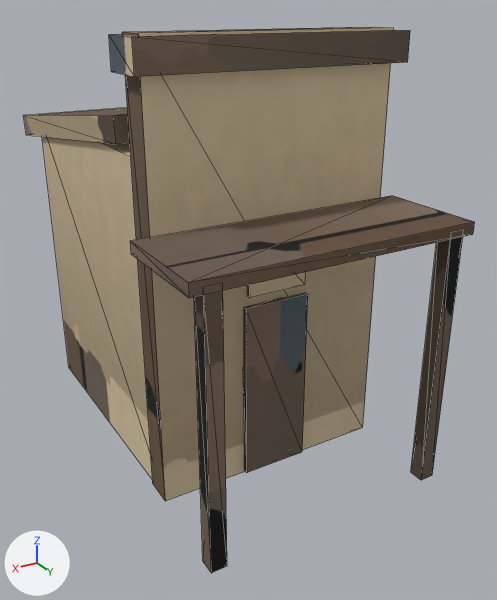
The glTF model public/models/building_house.glb, before and after one commit.
Camera for both pictures: a camera (50 mm lens) standing at (1.72, 3.45, 2.3) and looking at (-0.12, 0.39, 0.77). Arrows for +X, +Y and +Z are at lower left; the lights stay in place. The first picture is the older version. Mesh edges are drawn as thin lines. Vertices at exactly the same position are counted once.

The scene before the commit, as lines of its bpy script (objects in view):
```python
me_cube = bpy.data.meshes.new('Cube')
me_cube.from_pydata(...)  # 72 vertices, 108 faces; spans x -0.73..0.73, y -1.22..1.22, z 0.0..2.2
me_cube.materials.append(mat_building_house_baked)  # picture img_building_house_albedo
ob_building_house = bpy.data.objects.new('building_house', me_cube)
ob_building_house.location = (0.0, 0.157, 0.0)
```
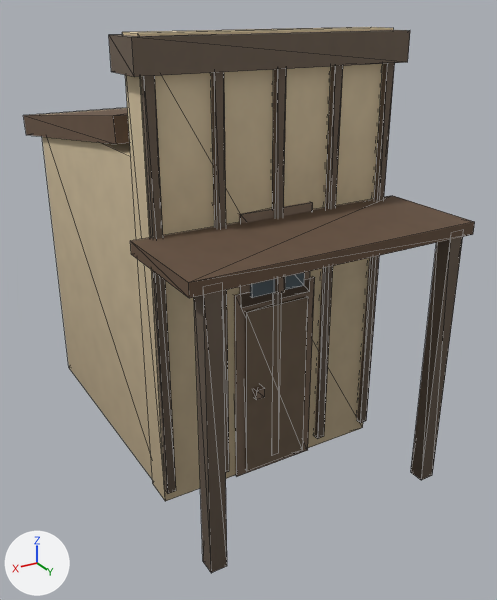
Commit message: Art-craft: richer building detail (false-front architecture)

Location of each change, [x1, y1, x2, y2] in pixels of the pictures (497 x 600 px; the box of a moved part takes in the faces that stretch with it):
part 1 of me_cube, added
    after: [357, 63, 395, 423]
part 2 of me_cube, added
    after: [315, 66, 343, 439]
part 3 of me_cube, added
    after: [272, 69, 287, 305]
part 4 of me_cube, added
    after: [211, 72, 229, 472]
part 5 of me_cube, added (brown)
    after: [141, 76, 176, 494]
part 6 of me_cube, added (brown)
    after: [234, 277, 315, 477]
part 7 of me_cube, added (brown)
    after: [245, 296, 308, 471]
part 8 of me_cube, added
    after: [253, 386, 265, 400]
part 9 of me_cube, added
    after: [239, 202, 313, 308]
part 10 of me_cube, moved or reshaped
    before: [247, 272, 306, 298]
    after: [250, 273, 304, 298]
part 11 of me_cube, added
    after: [275, 277, 285, 294]
part 12 of me_cube, deleted (brown)
    before: [243, 292, 308, 473]
part 13 of me_cube, surface changed
    both: [23, 27, 465, 573]

Edits to the bpy script that builds the scene:
```text
Change me_cube:
    used by ob_building_house; location = (0.0, 0.157, 0.0)
    remove me_cube.from_pydata(...)  # 72 vertices, 108 faces; spans x -0.73..0.73, y -1.22..1.22, z 0.0..2.2
    add me_cube.from_pydata(...)  # 152 vertices, 228 faces; spans x -0.73..0.73, y -1.22..1.22, z 0.0..2.2
    me_cube part 1: a new loose piece, a box spanning x -0.635..-0.59, y 0.668..0.708, z 0.066..2.134, in mat_building_house_baked (picture img_building_house_albedo)
    me_cube part 2: a new loose piece, a box spanning x -0.329..-0.284, y 0.668..0.708, z 0.066..2.134, in mat_building_house_baked (picture img_building_house_albedo)
    me_cube part 3: a new loose piece, a box spanning x -0.023..0.023, y 0.668..0.708, z 0.066..2.134, in mat_building_house_baked (picture img_building_house_albedo)
    me_cube part 4: a new loose piece, a box spanning x 0.284..0.329, y 0.668..0.708, z 0.066..2.134, in mat_building_house_baked (picture img_building_house_albedo)
    me_cube part 5: a new loose piece, a box spanning x 0.59..0.635, y 0.668..0.708, z 0.066..2.134, in mat_building_house_baked (picture img_building_house_albedo)
    me_cube part 6: a new loose piece, a box spanning x -0.23..0.23, y 0.643..0.693, z 0.0..1.04, in mat_building_house_baked (picture img_building_house_albedo)
    me_cube part 7: a new loose piece, a box spanning x -0.18..0.18, y 0.663..0.713, z 0.03..0.95, in mat_building_house_baked (picture img_building_house_albedo)
    me_cube part 8: a new loose piece, a box spanning x 0.095..0.145, y 0.688..0.748, z 0.475..0.525, in mat_building_house_baked (picture img_building_house_albedo)
    me_cube part 9: a new loose piece, a box spanning x -0.2..0.2, y 0.643..0.693, z 0.97..1.43, in mat_building_house_baked (picture img_building_house_albedo)
    me_cube part 10: the loose piece of 8 vertices spanning x -0.16..0.16, y 0.65..0.71, z 1.02..1.38 is moved by (0.0, 0.01, 0.0)
    me_cube part 11: a new loose piece, a box spanning x -0.02..0.02, y 0.678..0.738, z 1.02..1.38, in mat_building_house_baked (picture img_building_house_albedo)
    me_cube part 12: the loose piece of 8 vertices spanning x -0.18..0.18, y 0.65..0.71, z 0.02..0.97 is deleted
    me_cube part 13: 84 kept faces spanning x -0.73..0.73, y -1.22..1.22, z 0.0..2.2 get new texture (UV) coordinates
    other edits to the shape of me_cube do not show in these pictures
```
